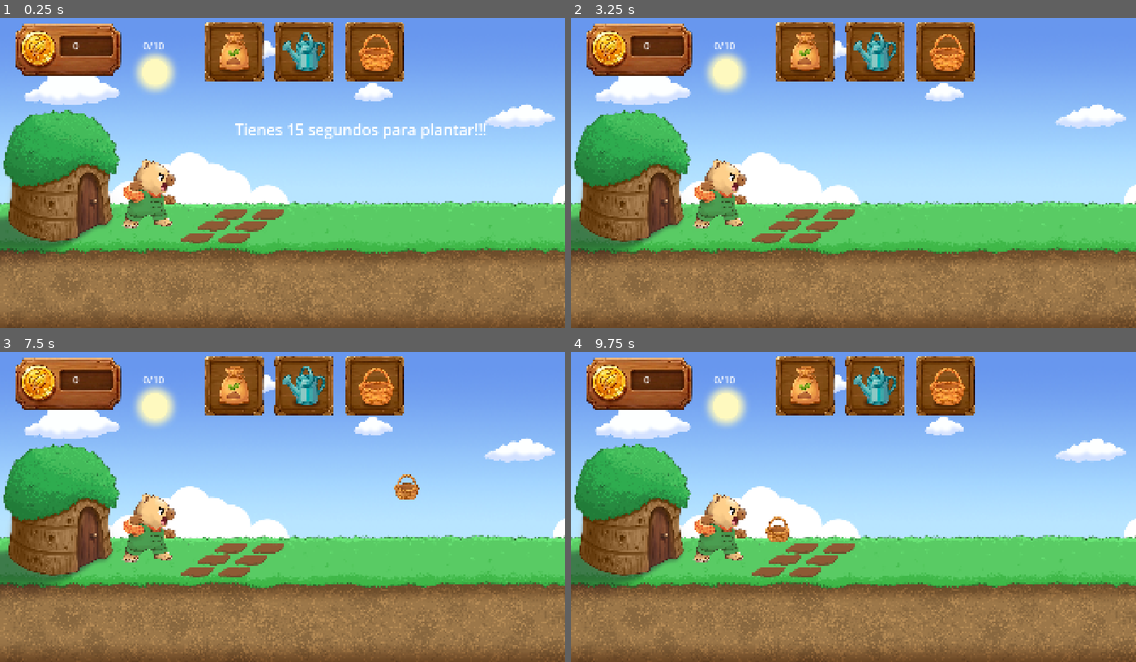
Above: before the commit, frames 1-4 (two rows, left to right).
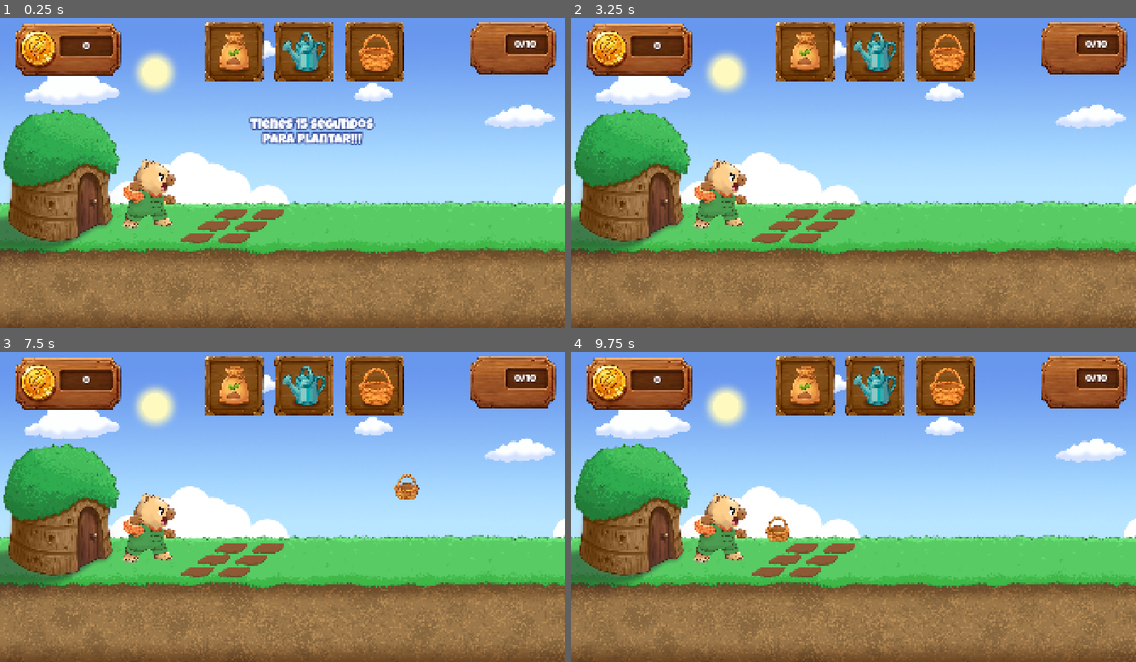
Above: after the commit, the same moments.

Repository: Berger6116/Capi-versus-topi
Game: Godot game, scene res://Escenas/nivel_1.tscn
The game is run twice, just before and just after one commit, with the same random seed, the same clock (stepped at 60 frames per second) and the same inputs. This scene is started directly instead of the project's main scene.
Inputs (mouse positions are in pixels of both pictures, inside the frame that each line leads up to):
- Up to frame 1 (0.25 s): no input
- Up to frame 2 (3.25 s): click (802, 52) at 0.5 s; click (881, 55) at 1.25 s; click (943, 52) at 2 s; click (802, 52) at 2.75 s
- Up to frame 3 (7.5 s): click (310, 389) at 3.5 s; click (372, 386) at 4.25 s; click (231, 386) at 5 s; click (310, 389) at 5.75 s; click (372, 386) at 6.5 s; tap Enter at 7.25 s; move the mouse to (406, 488) at 7.27 s; click (406, 488) at 7.42 s
- Up to frame 4 (9.75 s): tap Space at 8 s; drag from (740, 519) to (938, 556) at 8.02 s; move the mouse to (910, 432) at 8.77 s; click (910, 432) at 8.92 s; tap Enter at 9.5 s; drag from (825, 565) to (684, 454) at 9.52 s

The runs differ from the first frame. In frame 1, 4.5% of the frame differs, in the area x 12-99%, y 1-42%; in frame 2, 2.6%; in frame 3, 2.6%; in frame 4, 2.6%.

Commit message:
animacion moneda al regar y cosechar

Diff:
--- a/capi-versus-topi/Escenas/gestor_de_hp.gd
+++ b/capi-versus-topi/Escenas/gestor_de_hp.gd
@@ -26,7 +26,7 @@
 func recibir_danio (dmg: int) -> void:
 		actual_hp -= dmg
 		impacto_recibido.emit (actual_hp)
-		print("¡Daño recibido! vida restante : " , actual_hp)
+		#print("¡Daño recibido! vida restante : " , actual_hp)
 
 		if get_parent().has_method("recibir_danio"): #Le avisamos al padre que se fije si tiene que ponerse rojo
 			get_parent().recibir_danio(dmg)  #Le pasamos el daño para que el scrip Topi ejecute su lógica de Tween
--- /dev/null
+++ b/capi-versus-topi/Escenas/moneda_anim.gd
@@ -0,0 +1,8 @@
+extends Node2D
+
+func _ready() -> void:
+	$Sprite2D/AnimationPlayer.animation_finished.connect(_eliminar_al_terminar)
+
+
+func _eliminar_al_terminar(_nombre):
+	queue_free()
--- /dev/null
+++ b/capi-versus-topi/Escenas/moneda_anim.tscn
@@ -0,0 +1,105 @@
+[gd_scene format=3 uid="uid://wqld86x28buk"]
+
+[ext_resource type="Texture2D" uid="uid://dqasoojraejp1" path="res://Assets/animacionMoneda_1.png" id="1_1wlnv"]
+[ext_resource type="Script" uid="uid://c1nqlvackgq7v" path="res://Escenas/moneda_anim.gd" id="1_it48u"]
+[ext_resource type="Texture2D" uid="uid://qfuixfvxgngg" path="res://Assets/animacionMoneda_2.png" id="2_it48u"]
+[ext_resource type="Texture2D" uid="uid://dliur865waxas" path="res://Assets/animacionMoneda_3.png" id="3_xpui8"]
+[ext_resource type="Texture2D" uid="uid://dppi807va2w0u" path="res://Assets/animacionMoneda_4.png" id="4_16fti"]
+
+[sub_resource type="Animation" id="Animation_nk53e"]
+length = 0.001
+tracks/0/type = "value"
+tracks/0/imported = false
+tracks/0/enabled = true
+tracks/0/path = NodePath(".:texture")
+tracks/0/interp = 1
+tracks/0/loop_wrap = true
+tracks/0/keys = {
+"times": PackedFloat32Array(0),
+"transitions": PackedFloat32Array(1),
+"update": 1,
+"values": [ExtResource("1_1wlnv")]
+}
+tracks/1/type = "value"
+tracks/1/imported = false
+tracks/1/enabled = true
+tracks/1/path = NodePath(".:position")
+tracks/1/interp = 1
+tracks/1/loop_wrap = true
+tracks/1/keys = {
+"times": PackedFloat32Array(0),
+"transitions": PackedFloat32Array(1),
+"update": 0,
+"values": [Vector2(0, 0)]
+}
+tracks/2/type = "value"
+tracks/2/imported = false
+tracks/2/enabled = true
+tracks/2/path = NodePath(".:modulate")
+tracks/2/interp = 1
+tracks/2/loop_wrap = true
+tracks/2/keys = {
+"times": PackedFloat32Array(0),
+"transitions": PackedFloat32Array(1),
+"update": 0,
+"values": [Color(1, 1, 1, 0)]
+}
+
+[sub_resource type="Animation" id="Animation_p31se"]
+resource_name = "pop_moneda"
+length = 1.1
+tracks/0/type = "value"
+tracks/0/imported = false
+tracks/0/enabled = true
+tracks/0/path = NodePath(".:texture")
+tracks/0/interp = 1
+tracks/0/loop_wrap = true
+tracks/0/keys = {
+"times": PackedFloat32Array(0, 0.1, 0.2, 0.3, 0.4, 0.5, 0.6, 0.70000005, 0.8, 0.90000004, 1, 1.1),
+"transitions": PackedFloat32Array(1, 1, 1, 1, 1, 1, 1, 1, 1, 1, 1, 1),
+"update": 1,
+"values": [ExtResource("1_1wlnv"), ExtResource("2_it48u"), ExtResource("3_xpui8"), ExtResource("4_16fti"), ExtResource("1_1wlnv"), ExtResource("2_it48u"), ExtResource("3_xpui8"), ExtResource("4_16fti"), ExtResource("1_1wlnv"), ExtResource("2_it48u"), ExtResource("3_xpui8"), ExtResource("4_16fti")]
+}
+tracks/1/type = "value"
+tracks/1/imported = false
+tracks/1/enabled = true
+tracks/1/path = NodePath(".:position")
+tracks/1/interp = 1
+tracks/1/loop_wrap = true
+tracks/1/keys = {
+"times": PackedFloat32Array(0, 1),
+"transitions": PackedFloat32Array(1, 1),
+"update": 0,
+"values": [Vector2(0, 0), Vector2(0, -500)]
+}
+tracks/2/type = "value"
+tracks/2/imported = false
+tracks/2/enabled = true
+tracks/2/path = NodePath(".:modulate")
+tracks/2/interp = 1
+tracks/2/loop_wrap = true
+tracks/2/keys = {
+"times": PackedFloat32Array(0, 0.2, 0.8, 1.1),
+"transitions": PackedFloat32Array(1, 1, 1, 1),
+"update": 0,
+"values": [Color(1, 1, 1, 0), Color(1, 1, 1, 1), Color(1, 1, 1, 1), Color(1, 1, 1, 0)]
+}
+
+[sub_resource type="AnimationLibrary" id="AnimationLibrary_ot1pg"]
+_data = {
+&"RESET": SubResource("Animation_nk53e"),
+&"pop_moneda": SubResource("Animation_p31se")
+}
+
+[node name="MonedaAnim" type="Node2D" unique_id=586611767]
+z_index = 10
+script = ExtResource("1_it48u")
+
+[node name="Sprite2D" type="Sprite2D" parent="." unique_id=894431740]
+modulate = Color(1, 1, 1, 0)
+scale = Vector2(0.1, 0.1)
+texture = ExtResource("1_1wlnv")
+
+[node name="AnimationPlayer" type="AnimationPlayer" parent="Sprite2D" unique_id=596678980]
+libraries/ = SubResource("AnimationLibrary_ot1pg")
+autoplay = &"pop_moneda"
--- a/capi-versus-topi/Escenas/mundoHuerta_prueba.tscn
+++ b/capi-versus-topi/Escenas/mundoHuerta_prueba.tscn
@@ -8,6 +8,9 @@
 [ext_resource type="Texture2D" uid="uid://cdewfpqbchsxn" path="res://Assets/botonCanasta.png" id="6_gimqf"]
 [ext_resource type="Texture2D" uid="uid://c1li1634slr7n" path="res://Assets/UImonedas.png" id="7_467ac"]
 [ext_resource type="Script" uid="uid://e4alhvcp1qsc" path="res://Escenas/puntaje_prov.gd" id="7_gimqf"]
+[ext_resource type="Texture2D" uid="uid://blph63rq02j68" path="res://Assets/UIoleada_topos.png" id="9_76q2b"]
+[ext_resource type="FontFile" uid="uid://b3wff4tgo2anj" path="res://tipografias/LuckiestGuy-Regular.ttf" id="10_3ssh1"]
+[ext_resource type="LabelSettings" uid="uid://ycdmqo4jip2u" path="res://tipografias/ui_settings.tres" id="11_3ssh1"]
 
 [node name="MundoHuertaPrueba" type="Node2D" unique_id=757438057]
 metadata/_edit_horizontal_guides_ = [243.0, 40.0]
@@ -81,20 +84,33 @@
 position = Vector2(225, 150)
 texture = ExtResource("7_467ac")
 
+[node name="Sprite2D2" type="Sprite2D" parent="Puntaje_prov" unique_id=641792854]
+position = Vector2(1772, 144)
+texture = ExtResource("9_76q2b")
+
 [node name="monedas" type="Label" parent="Puntaje_prov" unique_id=502212195]
-offset_left = 248.0
-offset_top = 97.0
-offset_right = 326.0
-offset_bottom = 144.0
+offset_left = 249.0
+offset_top = 103.0
+offset_right = 338.0
+offset_bottom = 150.0
+theme_override_fonts/font = ExtResource("10_3ssh1")
 theme_override_font_sizes/font_size = 34
 text = "0000"
+label_settings = ExtResource("11_3ssh1")
+horizontal_alignment = 1
+vertical_alignment = 1
 
 [node name="oleadaTopos" type="Label" parent="Puntaje_prov" unique_id=904037729]
-offset_left = 486.0
+offset_left = 1748.0
 offset_top = 97.0
-offset_right = 526.0
-offset_bottom = 120.0
+offset_right = 1788.0
+offset_bottom = 144.0
+theme_override_fonts/font = ExtResource("10_3ssh1")
 theme_override_font_sizes/font_size = 34
+text = "10/10"
+label_settings = ExtResource("11_3ssh1")
+horizontal_alignment = 1
+vertical_alignment = 1
 
 [connection signal="button_down" from="BotonesHuerta/ContenedorFade/BotonSemillas" to="BotonesHuerta" method="_on_boton_semillas_button_down"]
 [connection signal="button_down" from="BotonesHuerta/ContenedorFade/BotonRegadera" to="BotonesHuerta" method="_on_boton_regadera_button_down"]
--- a/capi-versus-topi/Escenas/nivel_1.tscn
+++ b/capi-versus-topi/Escenas/nivel_1.tscn
@@ -4,7 +4,9 @@
 [ext_resource type="Texture2D" uid="uid://cjlse8qcaregw" path="res://Assets/BG_1.png" id="2_hid1b"]
 [ext_resource type="PackedScene" uid="uid://cxw065dy06eeb" path="res://Escenas/capi.tscn" id="3_os1ql"]
 [ext_resource type="Script" uid="uid://b0tel4kbcad6i" path="res://Escenas/spawner_topos.gd" id="5_lswwr"]
+[ext_resource type="FontFile" uid="uid://b3wff4tgo2anj" path="res://tipografias/LuckiestGuy-Regular.ttf" id="6_l8lnw"]
 [ext_resource type="PackedScene" uid="uid://duenmj8ivln36" path="res://Escenas/mundoHuerta_prueba.tscn" id="6_llk6u"]
+[ext_resource type="LabelSettings" uid="uid://npsdjyyktbs6" path="res://tipografias/mensajes_label_settings.tres" id="7_l8lnw"]
 
 [node name="Nivel1" type="Node2D" unique_id=2084416755]
 script = ExtResource("1_gj223")
@@ -34,10 +36,16 @@
 [node name="Mensajes" type="CanvasLayer" parent="." unique_id=1839328495]
 
 [node name="Mensajes_nivel" type="Label" parent="Mensajes" unique_id=1086187785]
-visible = false
 offset_left = 798.0
 offset_top = 370.0
 offset_right = 1323.0
 offset_bottom = 442.0
-theme_override_font_sizes/font_size = 52
+theme_override_colors/font_shadow_color = Color(0.1386, 0.35958996, 0.77, 1)
+theme_override_colors/font_outline_color = Color(0, 0, 0, 1)
+theme_override_constants/shadow_outline_size = 20
+theme_override_fonts/font = ExtResource("6_l8lnw")
+theme_override_font_sizes/font_size = 54
 text = "Nivel 1 completado!!!"
+label_settings = ExtResource("7_l8lnw")
+horizontal_alignment = 1
+autowrap_mode = 2
--- a/capi-versus-topi/Escenas/planta_base.gd
+++ b/capi-versus-topi/Escenas/planta_base.gd
@@ -3,6 +3,9 @@
 
 #Para el gestor de hp:
 var vida: int = 30
+
+#Para la animacion de la moneda:
+var moneda_animacion = preload("res://Escenas/moneda_anim.tscn")
 
 #Fases de las plantas:
 enum FasePlanta { BROTE, CRECIENDO, COSECHABLE }
@@ -28,32 +31,46 @@
 		#SEGÚN LA FASE DE LA PLANTA SE MUESTRA EL SPRITE CORRECTO:
 		FasePlanta.BROTE:
 			sprite_brote.show()
-			print("planta brote")
+			#print("planta brote")
 		FasePlanta.CRECIENDO:
 			sprite_creciendo.show()
-			print("planta creciendo")
+			#print("planta creciendo")
 		FasePlanta.COSECHABLE:
 			sprite_cosechable.show()
-			print("planta cosechable")
+			#print("planta cosechable")
 
 func regar() -> void:
+
 	if fase_actual == FasePlanta.BROTE:
 		fase_actual = FasePlanta.CRECIENDO
 		actualizar_dibujo()
 		GameManager.sumar_monedas_huerta(10)
+		aparecer_moneda()
 	elif fase_actual == FasePlanta.CRECIENDO:
 		fase_actual = FasePlanta.COSECHABLE
 		GameManager.sumar_monedas_huerta(20)
 		actualizar_dibujo()
+		aparecer_moneda()
 
 func cosechar() -> bool:
 	if fase_actual == FasePlanta.COSECHABLE:
-		print("planta cosechada")
+		#print("planta cosechada")
 		GameManager.sumar_monedas_huerta(30)
+		aparecer_moneda()
 		return true
 	else:
 		return false
 
+func aparecer_moneda():
+	#instancia la animacion de la moneda
+	var nueva_moneda = moneda_animacion.instantiate()
+	#lo hacemos hijo de la planta
+	get_parent().add_child(nueva_moneda)
+	#le damos la posicion de la planta
+	nueva_moneda.global_position = global_position
+	print("Moneda creada en: ", global_position)
+
+
 func morir() -> void:
 	print("el topo mató la planta")
 	queue_free()
--- a/capi-versus-topi/Scrips/game_manager.gd
+++ b/capi-versus-topi/Scrips/game_manager.gd
@@ -24,12 +24,12 @@
 func sumar_puntaje_topos():
 	topos_derrotados += 1
 	actualizar_topos.emit(topos_derrotados)
-	print("topos derrotados: ", topos_derrotados)
+	#print("topos derrotados: ", topos_derrotados)
 
 func sumar_monedas_huerta(cantidad: int):
 	monedas += cantidad
 	actualizar_monedas.emit(monedas)
-	print("Monedas Actuales: ", monedas)
+	#print("Monedas Actuales: ", monedas)
 
 func activar_game_over():
 	game_over.emit()
--- a/capi-versus-topi/Scrips/herramienta_huerta_base.gd
+++ b/capi-versus-topi/Scrips/herramienta_huerta_base.gd
@@ -11,7 +11,7 @@
 
 			queue_free()
 			return
-	print("acá no hay tierra para usar la herramienta")
+	#print("acá no hay tierra para usar la herramienta")
 	queue_free()
 
 #función que cada clase hija va a tener que aplicar:
--- /dev/null
+++ b/capi-versus-topi/tipografias/mensajes_label_settings.tres
@@ -0,0 +1,9 @@
+[gd_resource type="LabelSettings" format=3 uid="uid://npsdjyyktbs6"]
+
+[ext_resource type="FontFile" uid="uid://b3wff4tgo2anj" path="res://tipografias/LuckiestGuy-Regular.ttf" id="1_xg4ci"]
+
+[resource]
+font = ExtResource("1_xg4ci")
+font_size = 45
+outline_size = 21
+outline_color = Color(0.234, 0.33799997, 0.65, 1)
--- /dev/null
+++ b/capi-versus-topi/tipografias/ui_settings.tres
@@ -0,0 +1,10 @@
+[gd_resource type="LabelSettings" format=3 uid="uid://ycdmqo4jip2u"]
+
+[ext_resource type="FontFile" uid="uid://b3wff4tgo2anj" path="res://tipografias/LuckiestGuy-Regular.ttf" id="1_aitkc"]
+
+[resource]
+font = ExtResource("1_aitkc")
+font_size = 35
+shadow_size = 5
+shadow_color = Color(0.18039216, 0.019607844, 0, 1)
+shadow_offset = Vector2(2, 2)
Binary file added: capi-versus-topi/Assets/UIoleada_topos.png
Not shown, added: capi-versus-topi/Assets/UIoleada_topos.png.import
Binary file added: capi-versus-topi/Assets/animacionMoneda_1.png
Not shown, added: capi-versus-topi/Assets/animacionMoneda_1.png.import
Binary file added: capi-versus-topi/Assets/animacionMoneda_2.png
Not shown, added: capi-versus-topi/Assets/animacionMoneda_2.png.import
Binary file added: capi-versus-topi/Assets/animacionMoneda_3.png
Not shown, added: capi-versus-topi/Assets/animacionMoneda_3.png.import
Binary file added: capi-versus-topi/Assets/animacionMoneda_4.png
Not shown, added: capi-versus-topi/Assets/animacionMoneda_4.png.import
Not shown, added: capi-versus-topi/Escenas/moneda_anim.gd.uid
Binary file added: capi-versus-topi/tipografias/LuckiestGuy-Regular.ttf
(and 1 more such lines)
